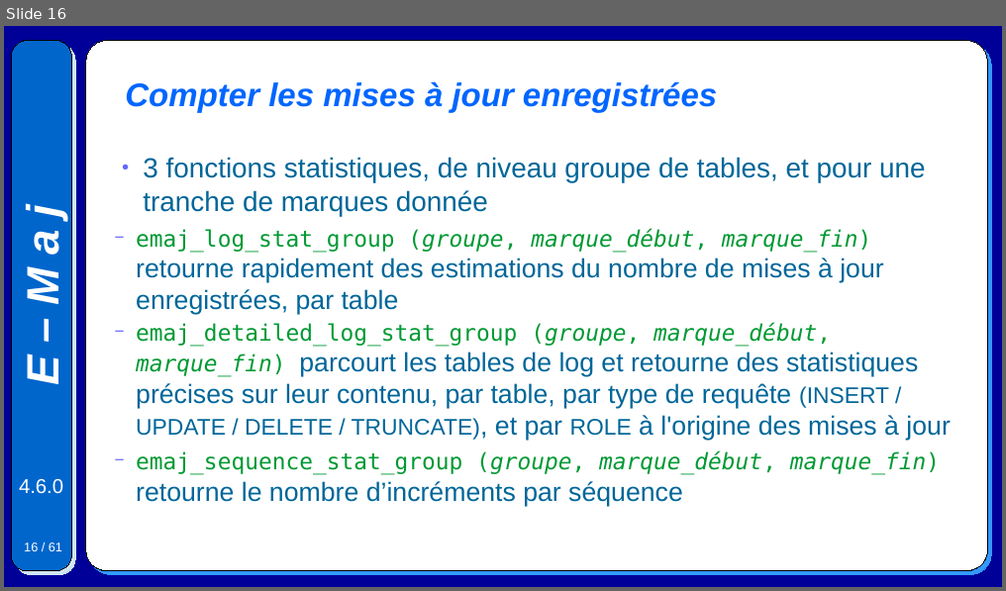
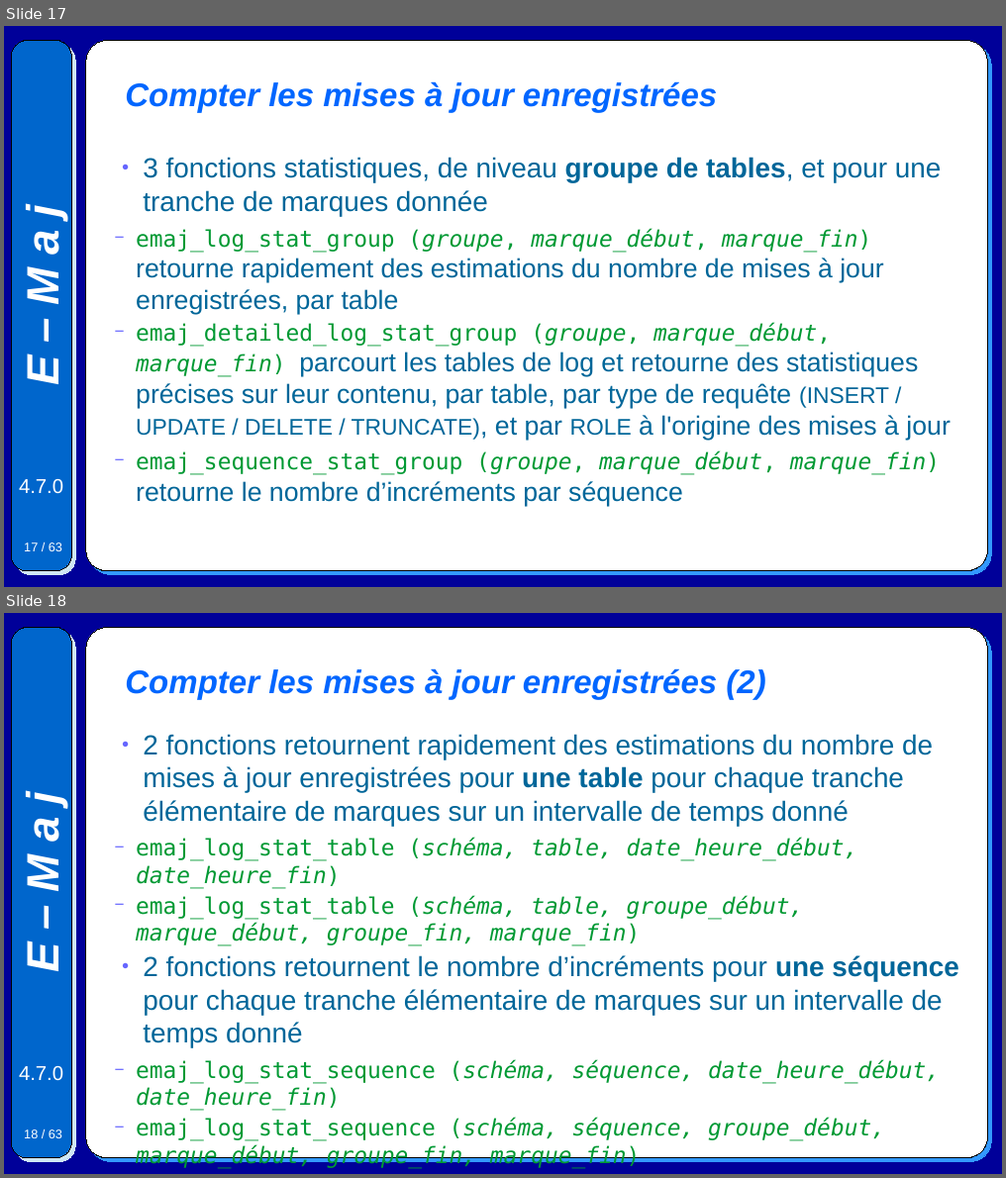
Before and after one commit to beaud76/emaj_doc, a slide deck: Emaj.devel_pres_fr.odp. Shown one above the other, each under a label of ours: slide 16 before the commit, slides 17 and 18 after it. The pictures are 1006x591 and 1006x1178 pixels, drawn with LibreOffice and Linux fonts; fonts in the diff are those of the drawing. Boxes give left, top, right and bottom in pixels: in the first picture for what was removed or moved away, otherwise in the second. Text is boxed around its words. In the diff, an @@ line names an element or a change of style, - is before the commit and + after.

```diff
--- a/Emaj.devel_pres_fr.odp
+++ b/Emaj.devel_pres_fr.odp
@@ slide 18 added at bbox=[4, 613, 1002, 1174], background #000099; not listed: 5 template elements that a slide beside it also shows @@
@@ title added at bbox=[125, 668, 765, 700], 26 pt, text #0066FF, bold, italic @@
+Compter les mises à jour enregistrées (2)
@@ text added at bbox=[136, 734, 959, 1142], 18 pt, text #009933 @@
+● 2 fonctions retournent rapidement des estimations du nombre de mises à jour enregistrées pour une table pour chaque tranche élémentaire de marques sur un intervalle de temps donné
+  − emaj_log_stat_table (schéma, table, date_heure_début, date_heure_fin)
+  − emaj_log_stat_table (schéma, table, groupe_début, marque_début, groupe_fin, marque_fin)
+● 2 fonctions retournent le nombre d’incréments pour une séquence pour chaque tranche élémentaire de marques sur un intervalle de temps donné
+  − emaj_log_stat_sequence (schéma, séquence, date_heure_début, date_heure_fin)
+  − emaj_log_stat_sequence (schéma, séquence, groupe_début, marque_début, groupe_fin, marque_fin)
@@ what was slide 16 is now slide 17 @@
@@ slide 17 changed as well @@
@@ text at bbox=[143, 157, 942, 216]: bold on in "groupe de tables," @@
@@ text at bbox=[19, 479, 63, 494]: text changed @@
-4.6.0
+4.7.0
@@ page number at bbox=[24, 543, 62, 552]: text changed @@
-16 / 61
+17 / 63
```
Also in this commit, not shown: 59 other slides changed, 1 other slide added, 24 other files.
